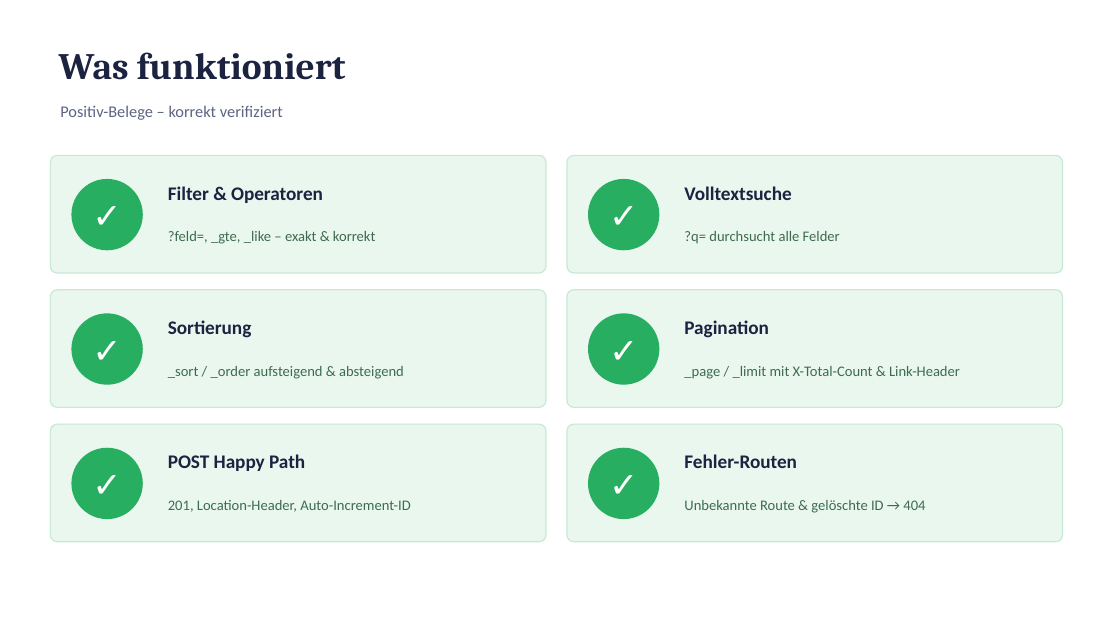
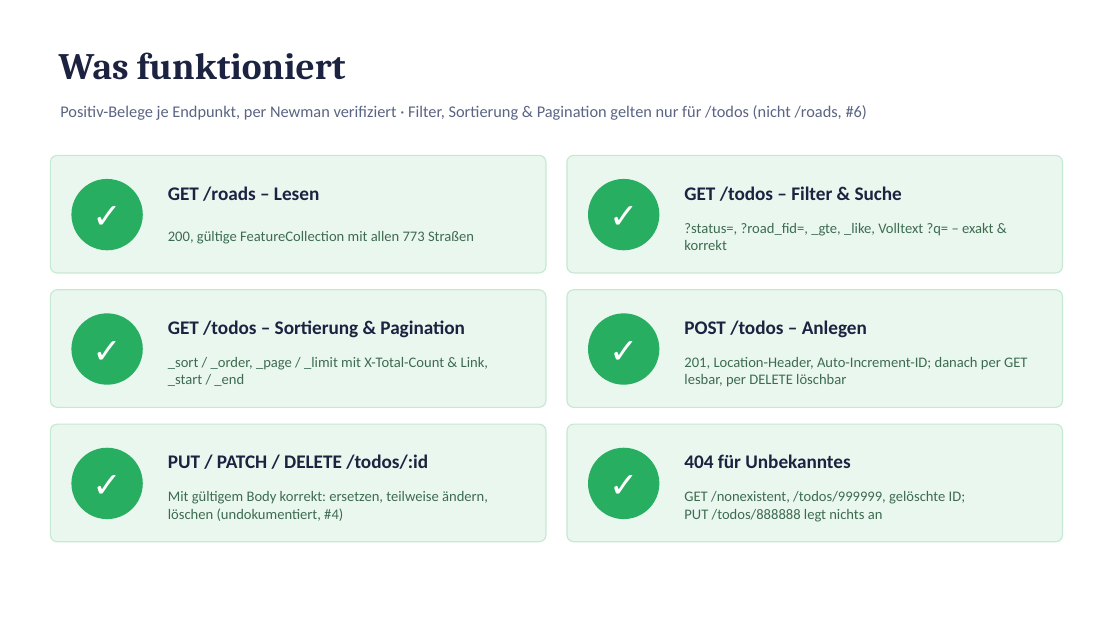
Before and after one commit to emrebaser94/edgital, a slide deck: slide 9 of api-tests/road-overview-api-findings.pptx (slide 8 before the commit). Drawn at 1120x630 pixels with LibreOffice and Linux fonts; fonts in the diff are those of the drawing. Boxes give left, top, right and bottom in pixels: in the first picture for what was removed or moved away, otherwise in the second. Text is boxed around its words. In the diff, an @@ line names an element or a change of style, - is before the commit and + after.

Commit message:
API tests: cover more validation gaps and writes to /roads
- collection: [DEFECT #2] empty title, string road_fid and unknown
  road_fid; [DEFECT #7] PUT {} and PATCH with an empty title (all
  self-cleaning); the duplicate-id and PUT tests use roads that exist
- report.html regenerated against the original API: 40 requests,
  81 assertions, 9 red [DEFECT #n]
- findings deck: new finding #7, PUT/PATCH /roads under #1 (manual,
  destructive), "Was funktioniert" names the endpoints
- README: counts, findings and defect tables

```diff
--- a/api-tests/road-overview-api-findings.pptx
+++ b/api-tests/road-overview-api-findings.pptx
@@ text at <box>60,105,867,120</box>: text changed @@
-Positiv-Belege – korrekt verifiziert
+Positiv-Belege je Endpunkt, per Newman verifiziert · Filter, Sortierung & Pagination gelten nur für /todos (nicht /roads, #6)
@@ text at <box>168,186,319,201</box>: text changed @@
-Filter & Operatoren
+GET /roads – Lesen
@@ text at <box>684,186,902,201</box>: text changed @@
-Volltextsuche
+GET /todos – Filter & Suche
@@ text at <box>168,231,474,244</box>: text changed @@
-?feld=, _gte, _like – exakt & korrekt
+200, gültige FeatureCollection mit allen 773 Straßen
@@ text at <box>684,223,993,250</box>: text changed @@
-?q= durchsucht alle Felder
+?status=, ?road_fid=, _gte, _like, Volltext ?q= – exakt & korrekt
@@ text at <box>168,320,465,338</box>: text changed @@
-Sortierung
+GET /todos – Sortierung & Pagination
@@ text at <box>684,320,867,338</box>: text changed @@
-Pagination
+POST /todos – Anlegen
@@ text at <box>168,357,488,386</box>: text changed @@
-_sort / _order aufsteigend & absteigend
+_sort / _order, _page / _limit mit X-Total-Count & Link, _start / _end
@@ text at <box>684,357,1027,387</box>: text changed @@
-_page / _limit mit X-Total-Count & Link-Header
+201, Location-Header, Auto-Increment-ID; danach per GET lesbar, per DELETE löschbar
@@ text at <box>168,454,428,469</box>: text changed @@
-POST Happy Path
+PUT / PATCH / DELETE /todos/:id
@@ text at <box>684,454,850,468</box>: text changed @@
-Fehler-Routen
+404 für Unbekanntes
@@ text at <box>168,491,488,521</box>: text changed @@
-201, Location-Header, Auto-Increment-ID
+Mit gültigem Body korrekt: ersetzen, teilweise ändern, löschen (undokumentiert, #4)
@@ text at <box>684,491,965,522</box>: text changed @@
-Unbekannte Route & gelöschte ID → 404
+GET /nonexistent, /todos/999999, gelöschte ID; PUT /todos/888888 legt nichts an
```
Also in this commit, not shown: 7 other slides changed, 1 slide added, 3 other files.
